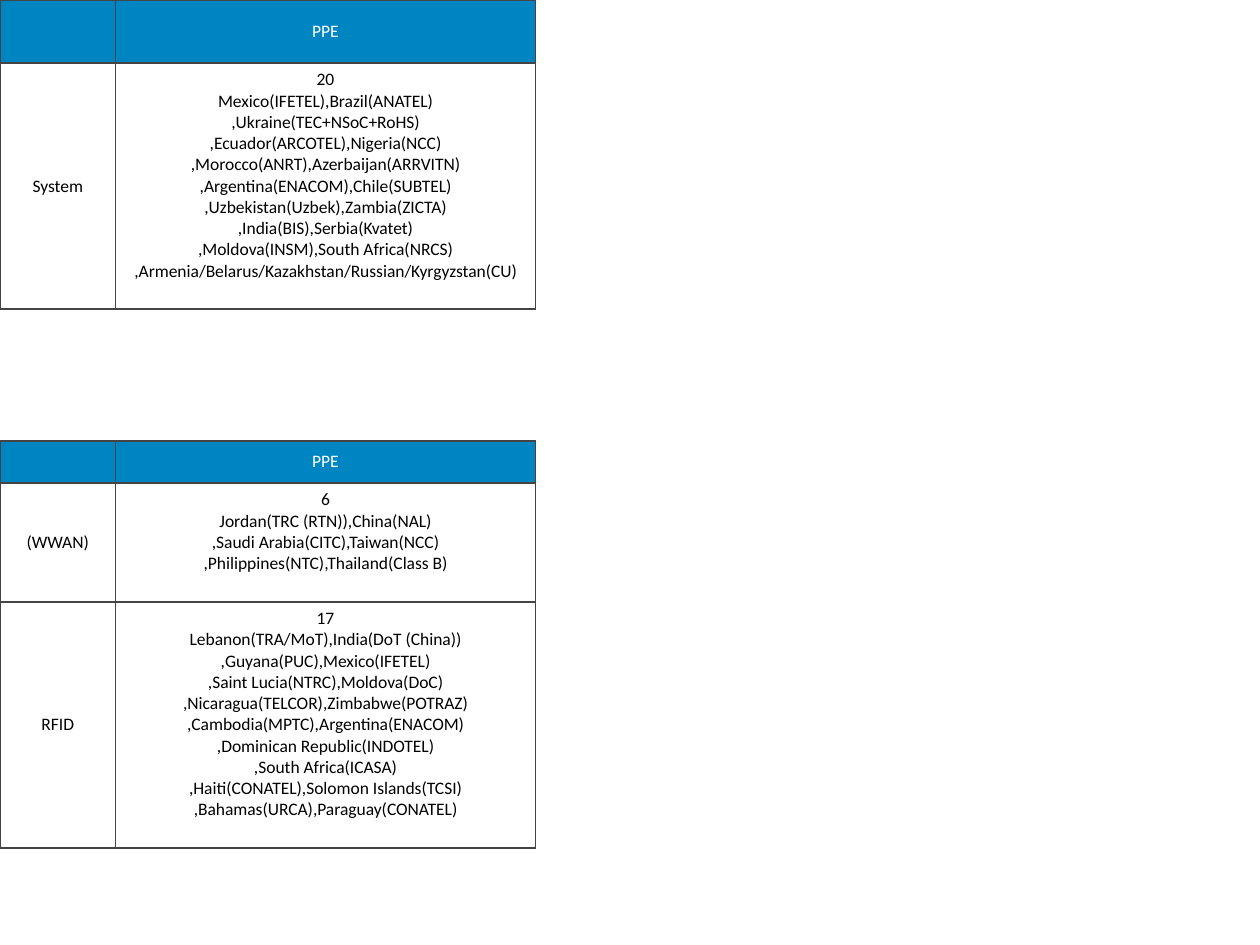
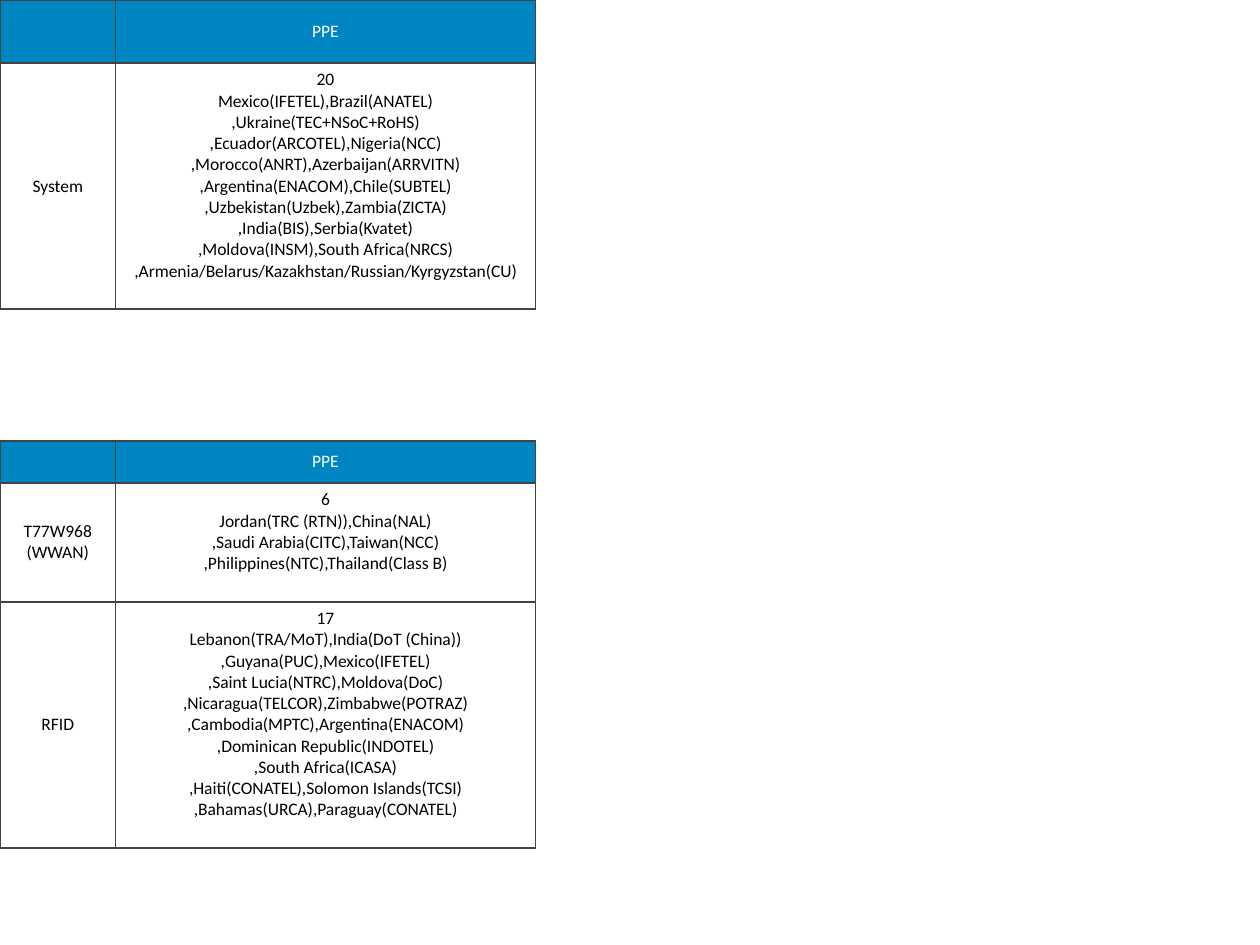
Before and after one commit to a22057916w/python_advance, a slide deck: slide 1 of pptx/result/tmp.pptx. Drawn at 1260x945 pixels with LibreOffice and Linux fonts; fonts in the diff are those of the drawing. Boxes give left, top, right and bottom in pixels: in the first picture for what was removed or moved away, otherwise in the second. Text is boxed around its words. In the diff, an @@ line names an element or a change of style, - is before the commit and + after.

Commit message:
dev static class WorkBookFeature and test for func get_WWAN_ID

```diff
--- a/pptx/result/tmp.pptx
+++ b/pptx/result/tmp.pptx
@@ table at (x1=0, y1=441, x2=536, y2=822) @@
-row 2, column 1: (WWAN)
+row 2, column 1: T77W968 / (WWAN)
```
Also in this commit, not shown: 3 other files.
